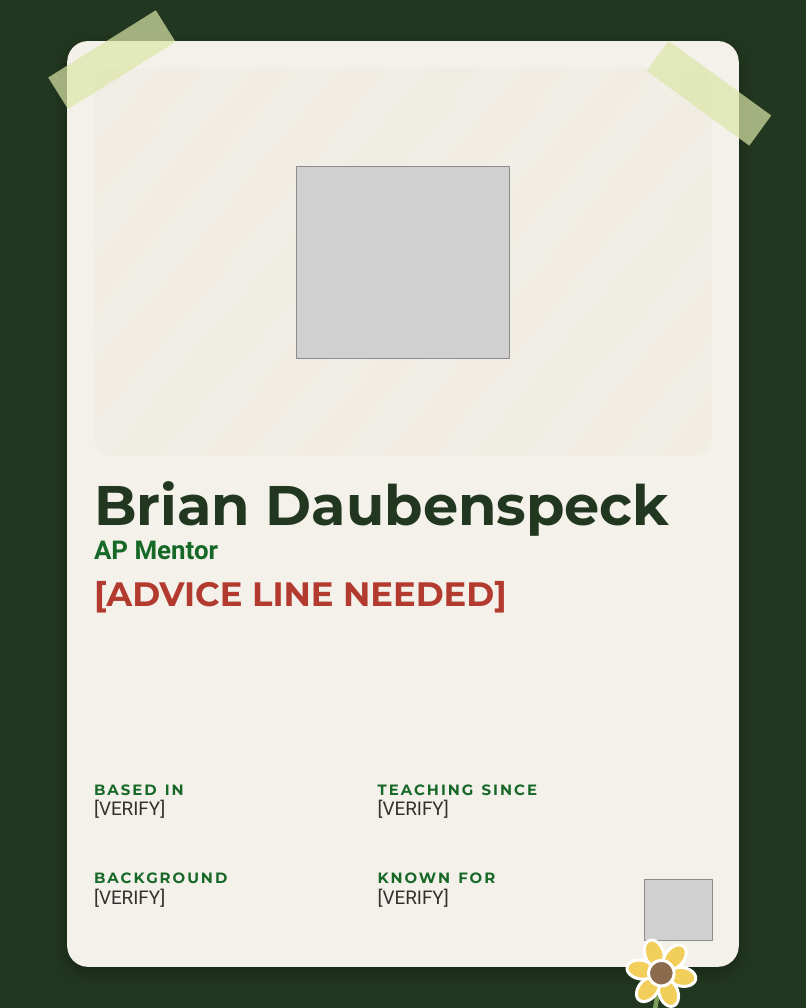
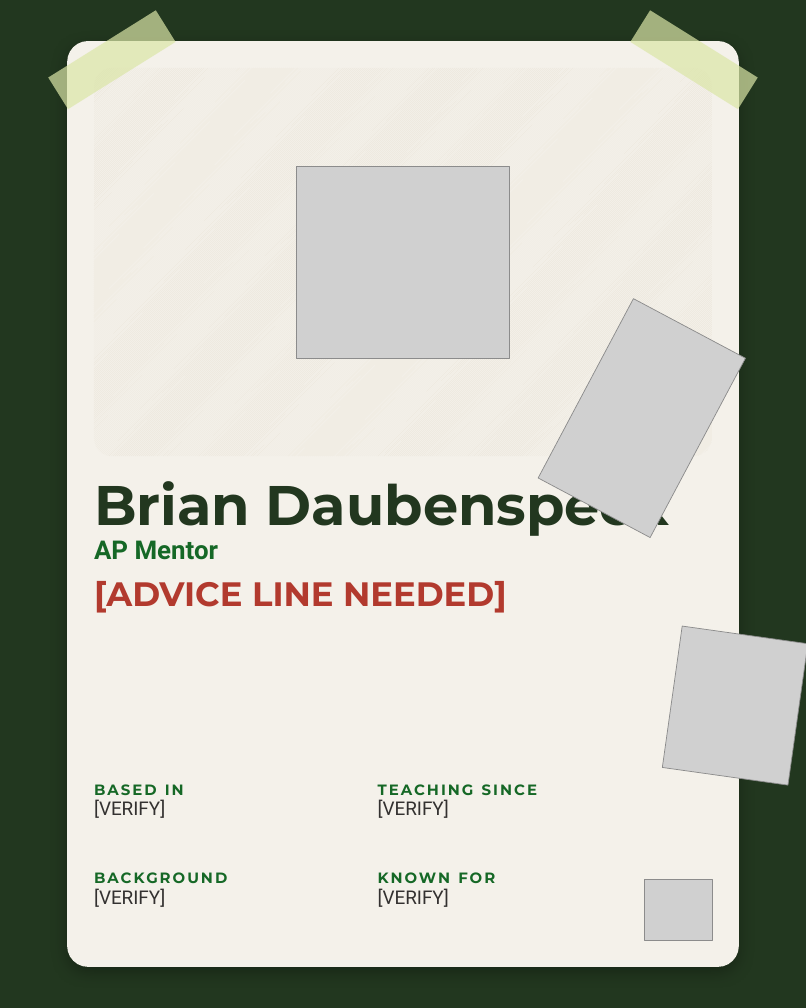
Before and after one commit to linneamoritznyc/SFW-SocialMedia, a slide deck: slide 7 of templates/posts/october/05-10-2026-mon-ig-teachers-day.pptx. Drawn at 806x1008 pixels with LibreOffice and Linux fonts; fonts in the diff are those of the drawing; grey boxes stand for pictures. Boxes give left, top, right and bottom in pixels: in the first picture for what was removed or moved away, otherwise in the second. Text is boxed around its words. In the diff, an @@ line names an element or a change of style, - is before the commit and + after.

```diff
--- a/templates/posts/october/05-10-2026-mon-ig-teachers-day.pptx
+++ b/templates/posts/october/05-10-2026-mon-ig-teachers-day.pptx
@@ rectangle at (x1=630, y1=10, x2=758, y2=109): rotation 36 to 32 degrees @@
@@ picture added at (x1=538, y1=299, x2=745, y2=537) @@
@@ picture added at (x1=663, y1=626, x2=806, y2=785) @@
@@ group removed at (x1=625, y1=937, x2=697, y2=1008): 7 ellipses, 1 rectangle @@
```
Also in this commit, not shown: 15 other slides changed, 33 other files.
